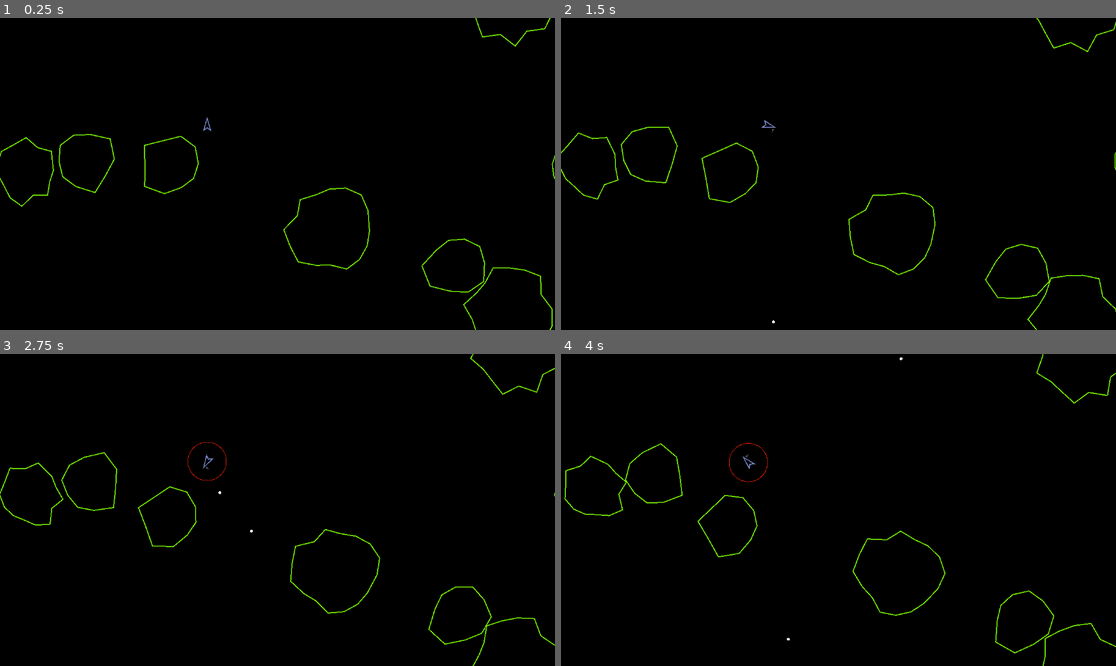
Above: before the commit, frames 1-4 (two rows, left to right).
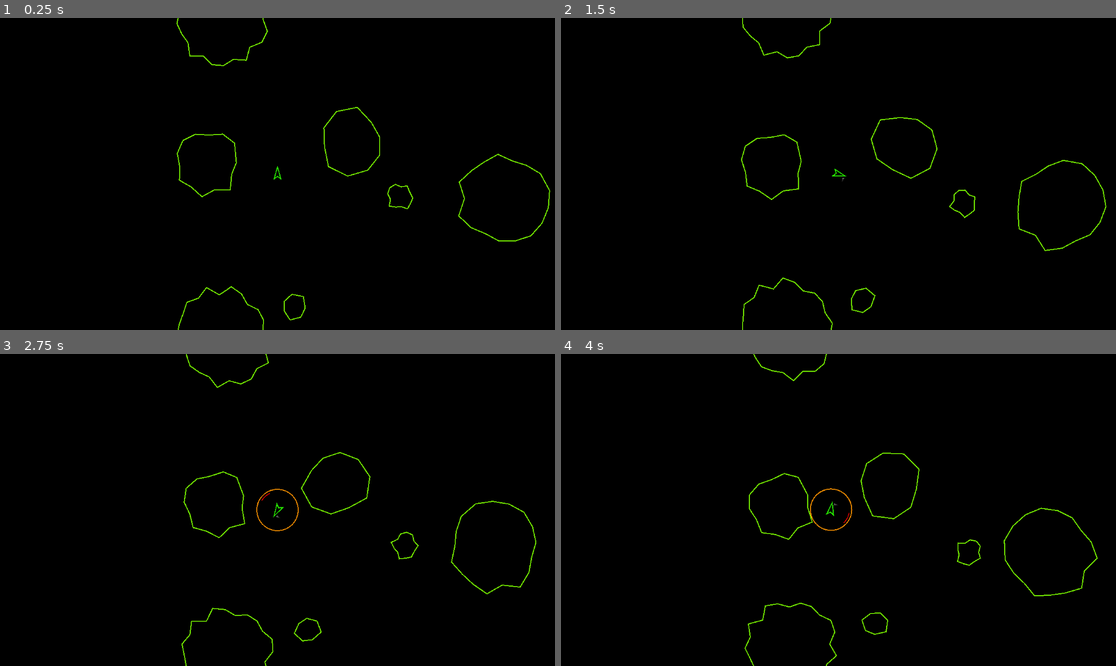
Above: after the commit, the same moments.

Repository: m-e-conroy/godot-asteroids
Game: Godot game, scene res://asteroid_tests.tscn
The game is run twice, just before and just after one commit, with the same random seed, the same clock (stepped at 60 frames per second) and the same inputs. Before the commit the project starts from res://test.tscn.
Inputs:
- Up to frame 1 (0.25 s): no input
- Up to frame 2 (1.5 s): hold A (turn_right) 0.53-1.28 s; hold S (shield) 0.53-1.28 s; tap Space (fire) at 0.6 s; hold D (turn_left) from 1.28 s (still down); tap S (shield) at 1.35 s
- Up to frame 3 (2.75 s): tap Space (fire) at 1.55, 2.1 s; release D (turn_left) at 2.03 s; hold A (turn_right) from 2.03 s (still down); hold S (shield) from 2.03 s (still down)
- Up to frame 4 (4 s): release A (turn_right) at 2.78 s; release S (shield) at 2.78 s; hold W (thrust) 2.78-3.53 s; tap S (shield) at 2.85 s; tap Space (fire) at 3.05, 3.6 s; hold D (turn_left) from 3.53 s (still down); hold S (shield) from 3.53 s (still down)

The runs differ from the first frame. In frame 1, 2.0% of the frame differs, in the area x 0-100%, y 0-100%; in frame 2, 2.0%; in frame 3, 2.2%; in frame 4, 2.2%.

Commit message:
Adjustments to the ship's shield and some smaller improvements.

Diff:
--- a/Enemies/Asteroid/asteroid_2.tscn
+++ b/Enemies/Asteroid/asteroid_2.tscn
@@ -4,6 +4,8 @@
 [ext_resource type="Script" path="res://Enemies/Asteroid/asteroid2Sprite.gd" id="2_00ptv"]
 
 [node name="asteroid2" type="RigidBody2D"]
+collision_layer = 3
+collision_mask = 3
 script = ExtResource("1_cvae0")
 
 [node name="Sprite2D" type="Sprite2D" parent="."]
--- /dev/null
+++ b/Player/shieldArea.gd
@@ -0,0 +1,18 @@
+extends Area2D
+
+@onready var PARENT := get_parent()
+
+@export_group('Shield Collision Parameters')
+@export var COLLISION_TIME_BEFORE_SHIELDS_DAMAGED := 0.25
+
+var collisionAccumulatedTime := 0.0
+
+# Called every frame. 'delta' is the elapsed time since the previous frame.
+func _process(delta):
+	if has_overlapping_bodies() && PARENT.SHIELD && (PARENT.SHIELD_STRENGTH > 0.0):
+		collisionAccumulatedTime += delta
+		if collisionAccumulatedTime > COLLISION_TIME_BEFORE_SHIELDS_DAMAGED:
+			collisionAccumulatedTime = 0.0
+			PARENT.SHIELD_STRENGTH -= 1.0
+			if PARENT.SHIELD_STRENGTH < 0.0:
+				PARENT.SHIELD_STRENGTH = 0.0
--- /dev/null
+++ b/Player/shieldCollision.gd
@@ -0,0 +1,6 @@
+extends CollisionShape2D
+
+@onready var SHIELD_RADIUS = $"../../Sprite2D".SHIELD_RADIUS
+
+func _ready():
+	shape.radius = SHIELD_RADIUS
--- a/Player/ship.gd
+++ b/Player/ship.gd
@@ -2,10 +2,11 @@
 
 signal bullet_impact(pos)
 signal fired_projectile(pos, rot)
+signal shield_strength_change(strength)
 
 var bullet = preload("res://characters/bullet.tscn")
 
-@onready var screen_size = get_viewport_rect().size
+@onready var SCREEN_SIZE := get_viewport_rect().size
 @onready var PARENT := get_parent()
 
 @export_group('Motion Parameters')
@@ -24,11 +25,12 @@
 # coordinates to draw shapes that represent the ship and various ship elements
 @export_group('Ship Parameters')
 @export var PROJECTILE_LIMIT := 4
-@export var SHIELD_STRENGTH := 100
-@export var MASS := 0.0
+@export var SHIELD_STRENGTH := 100.0
+@export var MASS := 0.2
 
 var rotation_speed := 0.0
 var projectile_cnt := 0
+var previousShieldStrength := 100.0
 
 func _input(event):
 	if event.is_action_pressed("thrust"):
@@ -37,7 +39,7 @@
 		TURN_LEFT = true
 	elif event.is_action_pressed("turn_right"):
 		TURN_RIGHT = true
-	elif event.is_action_pressed("shield"):
+	elif event.is_action_pressed("shield") && (SHIELD_STRENGTH > 0):
 		$Shields.play()
 		SHIELD = true
 
@@ -57,6 +59,7 @@
 func _ready():
 	$ProjectileSpawnLocation.position = Vector2(0,-20.0) # set location where the ship's bullets will appear ahead of the ship
 
+	# when a projectile is destroyed we can now fire an additional projectile
 	if (PARENT != null) && (PARENT.has_signal("projectile_destroyed")):
 		PARENT.connect("projectile_destroyed", _on_projectile_destroyed)
 
@@ -103,20 +106,26 @@
 	rotation += rotation_speed * delta
 
 	# wrap screen around to the other side if the player or object should fall out of bounds of the window
-	position.x = wrapf(position.x, 0, screen_size.x)
-	position.y = wrapf(position.y, 0, screen_size.y)
+	position.x = wrapf(position.x, 0, SCREEN_SIZE.x)
+	position.y = wrapf(position.y, 0, SCREEN_SIZE.y)
 
 	var collision = move_and_collide(velocity * delta)
-	if collision:
+	if collision && (!SHIELD || (SHIELD && (SHIELD_STRENGTH <= 0))):
 		print('SHIP COLLISION')
 		print(collision.get_collider())
 
+	# let game know the ship's shield strength has changed
+	if previousShieldStrength != SHIELD_STRENGTH:
+		previousShieldStrength = SHIELD_STRENGTH
+		shield_strength_change.emit(SHIELD_STRENGTH)
+
+# when a projectile is destroyed reduce the projectile's fired count so we may fire again
 func _on_projectile_destroyed():
 	projectile_cnt -= 1
 
-func bulletImpact(pos):
+#func bulletImpact(pos):
 	#bullet_cnt -= 1
-	bullet_impact.emit(pos)
+#	bullet_impact.emit(pos)
 
 #func fire(pos, rot):
 #	if bullet_cnt < bullet_limit:
--- a/Player/ship.tscn
+++ b/Player/ship.tscn
@@ -1,24 +1,40 @@
-[gd_scene load_steps=7 format=3 uid="uid://delju4rcwlhlq"]
+[gd_scene load_steps=10 format=3 uid="uid://delju4rcwlhlq"]
 
 [ext_resource type="Script" path="res://Player/ship.gd" id="1_1fjqd"]
 [ext_resource type="Script" path="res://Player/shipSprite.gd" id="2_m3aby"]
 [ext_resource type="Script" path="res://Player/shipCollision.gd" id="3_0mc52"]
+[ext_resource type="Script" path="res://Player/shieldCollision.gd" id="4_me01t"]
 [ext_resource type="AudioStream" uid="uid://c5kqfu1smyvmg" path="res://sounds/laserRetro_004.ogg" id="4_vfhpp"]
+[ext_resource type="Script" path="res://Player/shieldArea.gd" id="4_xp4d3"]
 [ext_resource type="AudioStream" uid="uid://dkdu2x82mehej" path="res://sounds/forceField_000.ogg" id="5_ux7ps"]
 [ext_resource type="AudioStream" uid="uid://dpbaq2ee7a7uq" path="res://sounds/thrusterFire_003.ogg" id="6_j0ddy"]
 
+[sub_resource type="CircleShape2D" id="CircleShape2D_01qwg"]
+
 [node name="ship" type="CharacterBody2D"]
 script = ExtResource("1_1fjqd")
+SPACE_ROTATION_FRICTION = 0.005
 
 [node name="Sprite2D" type="Sprite2D" parent="."]
 script = ExtResource("2_m3aby")
-SHIELD_COLOR = Color(0.984314, 0.141176, 0, 1)
-SHIP_COLOR = Color(0.478431, 0.529412, 0.788235, 1)
+SHIELD_COLOR = Color(0.992157, 0.576471, 0, 1)
+SHIP_COLOR = Color(0.156863, 0.941176, 0, 1)
 
 [node name="ProjectileSpawnLocation" type="Marker2D" parent="."]
 
 [node name="CollisionPolygon2D" type="CollisionPolygon2D" parent="."]
+polygon = PackedVector2Array(0, -16, 8, 11, 0, 6, -8, 11, 0, -16)
+one_way_collision_margin = 2.0
 script = ExtResource("3_0mc52")
+
+[node name="ShieldArea" type="Area2D" parent="."]
+collision_layer = 2
+collision_mask = 2
+script = ExtResource("4_xp4d3")
+
+[node name="CollisionShape2D" type="CollisionShape2D" parent="ShieldArea"]
+shape = SubResource("CircleShape2D_01qwg")
+script = ExtResource("4_me01t")
 
 [node name="Laser" type="AudioStreamPlayer" parent="."]
 stream = ExtResource("4_vfhpp")
--- a/Player/shipSprite.gd
+++ b/Player/shipSprite.gd
@@ -1,6 +1,6 @@
 extends Sprite2D
 
-var PARENT: Node = null
+@onready var PARENT := get_parent()
 
 # drawing shapes
 const SHIP_SHAPE: Array = [Vector2(0,-15), Vector2(7,10), Vector2(0,5), Vector2(-7,10), Vector2(0,-15)]
@@ -10,14 +10,24 @@
 
 @export_group('Ship Graphic Parameters')
 @export var SHIELD_RADIUS := 40.0
-@export var SHIELD_COLOR: Color = Color.LAWN_GREEN
+@export var SHIELD_COLOR: Color = Color.DIM_GRAY
 @export var SHIP_COLOR: Color = Color.LAWN_GREEN
+
+var shieldStrengthIndicatorColor: Color = Color.LAWN_GREEN
+var shieldStrengthIndicatorAngle := 360.0
 
 var thrusterColorGradient: PackedColorArray = PackedColorArray([Color.DIM_GRAY, Color.BLACK, Color.DIM_GRAY, Color.DIM_GRAY])
 
 func _draw():
-	if !PARENT:
-		PARENT = get_parent()
+	# determine shield indicator color and angle length
+	if PARENT.SHIELD_STRENGTH > 60.0:
+		shieldStrengthIndicatorColor = Color.LAWN_GREEN
+	elif PARENT.SHIELD_STRENGTH > 20.0:
+		shieldStrengthIndicatorColor = Color.YELLOW
+	else:
+		shieldStrengthIndicatorColor = Color.RED
+
+	shieldStrengthIndicatorAngle = ((2 * PI) * PARENT.SHIELD_STRENGTH) / 100.0
 
 	# draw the ship
 	draw_polyline(PackedVector2Array(SHIP_SHAPE), SHIP_COLOR, 2.0)
@@ -29,8 +39,9 @@
 		draw_polygon(PackedVector2Array(LT_THRUSTER_SHAPE), thrusterColorGradient)
 	if PARENT.THRUST:
 		draw_polygon(PackedVector2Array(THRUSTER_SHAPE), thrusterColorGradient)
-	if PARENT.SHIELD:
-		draw_arc(Vector2(0,0), SHIELD_RADIUS, 0.0, 360.0, 36, SHIELD_COLOR, 1.0)
+	if PARENT.SHIELD && !(PARENT.SHIELD_STRENGTH <= 0):
+		draw_arc(Vector2(0,0), SHIELD_RADIUS + 3.0, 0.0, 2 * PI, 36, SHIELD_COLOR, 2.0)
+		draw_arc(Vector2(0,0), SHIELD_RADIUS - 2.0, 0.0, shieldStrengthIndicatorAngle, 36, shieldStrengthIndicatorColor, 1.5)
 
 func _process(_delta):
 	queue_redraw() # calls _draw again, needed for thrusters
--- a/asteroid_tests.tscn
+++ b/asteroid_tests.tscn
@@ -7,5 +7,8 @@
 script = ExtResource("1_ecl8k")
 
 [node name="player" parent="." instance=ExtResource("2_shaui")]
+z_index = 10
 position = Vector2(515, 322)
 ACCELERATION = 30.0
+SPACE_ROTATION_FRICTION = 0.025
+SHIELD_STRENGTH = 10.0
--- a/project.godot
+++ b/project.godot
@@ -11,7 +11,7 @@
 [application]
 
 config/name="Asteroids"
-run/main_scene="res://test.tscn"
+run/main_scene="res://asteroid_tests.tscn"
 config/features=PackedStringArray("4.2", "Mobile")
 boot_splash/bg_color=Color(0, 0, 0, 1)
 config/icon="res://icon.svg"
--- a/scripts/asteroid_tests.gd
+++ b/scripts/asteroid_tests.gd
@@ -3,7 +3,7 @@
 @onready var screen_size = get_viewport_rect().size
 
 var bullet = preload("res://characters/bullet.tscn")
-var asteroidScn = preload("res://characters/asteroid_2.tscn")
+var asteroidScn = preload("res://Enemies/Asteroid/asteroid_2.tscn")
 var rock_crash = preload("res://effects/rock_crash.tscn")
 
 var rnd = RandomNumberGenerator.new()
@@ -33,7 +33,7 @@
 	var n = rnd.randi_range(3,6)
 
 	for i in n:
-		var a := asteroidScn.instantiate()
+		var a = asteroidScn.instantiate()
 		a.size = sizes[rnd.randi_range(0,2)]
 		a.position = Vector2(rnd.randi_range(0, screen_size.x), rnd.randi_range(0, screen_size.y))
 		a.linear_velocity = Vector2(rnd.randi_range(4,16) * randomPosNegOne(), rnd.randi_range(4,16) * randomPosNegOne())
@@ -48,7 +48,7 @@
 			match rnd.randi_range(0,2):
 				0:
 					for i in 4:
-						var a := asteroidScn.instantiate()
+						var a = asteroidScn.instantiate()
 						a.size = 'sm'
 						a.position = pos
 						a.linear_velocity = Vector2(rnd.randi_range(4,16) * randomPosNegOne(), rnd.randi_range(4,16) * randomPosNegOne())
@@ -57,7 +57,7 @@
 						a.connect("destroyed", asteroidDestroyed)
 				1:
 					for i in 2:
-						var a := asteroidScn.instantiate()
+						var a = asteroidScn.instantiate()
 						a.size = 'sm'
 						a.position = pos
 						a.linear_velocity = Vector2(rnd.randi_range(4,16) * randomPosNegOne(), rnd.randi_range(4,16) * randomPosNegOne())
@@ -65,7 +65,7 @@
 						add_child(a)
 						a.connect("destroyed", asteroidDestroyed)
 
-					var a := asteroidScn.instantiate()
+					var a = asteroidScn.instantiate()
 					a.size = 'md'
 					a.position = pos
 					a.linear_velocity = Vector2(rnd.randi_range(4,16) * randomPosNegOne(), rnd.randi_range(4,16) * randomPosNegOne())
@@ -74,7 +74,7 @@
 					a.connect("destroyed", asteroidDestroyed)
 				2:
 					for i in 2:
-						var a := asteroidScn.instantiate()
+						var a = asteroidScn.instantiate()
 						a.size = 'md'
 						a.position = pos
 						a.linear_velocity = Vector2(rnd.randi_range(4,16) * randomPosNegOne(), rnd.randi_range(4,16) * randomPosNegOne())
@@ -84,7 +84,8 @@
 		'md': # break into 2 or 3 small ones
 			var num := rnd.randi_range(2,3)
 			for i in num:
-				var a := asteroidScn.instantiate()
+				var a = asteroidScn.instantiate()
+
 				a.size = 'sm'
 				a.position = pos
 				a.linear_velocity = Vector2(rnd.randi_range(4,16) * randomPosNegOne(), rnd.randi_range(4,16) * randomPosNegOne())
